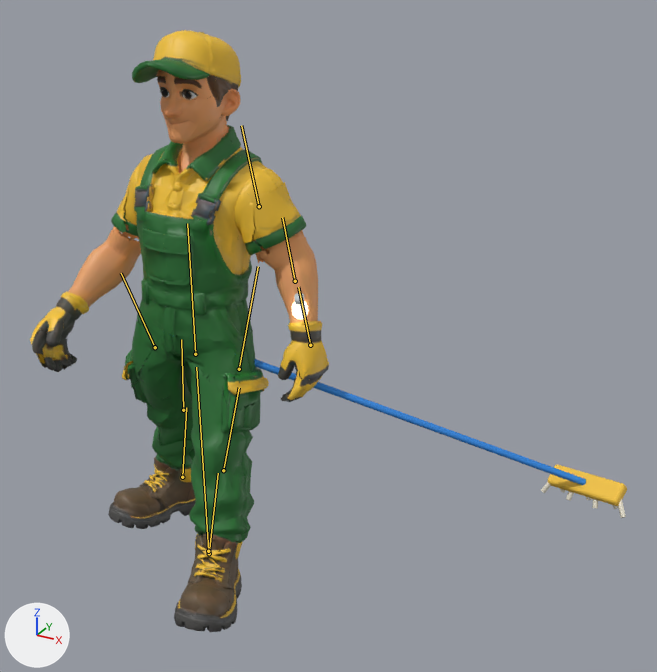
An edit to the FBX model unity/CheckoutSimulator/Assets/Art/Staff/Models/Staff_Cleaner.fbx, drawn before and after from the same camera.
Camera for both pictures: a camera (50 mm lens) standing at (2.28, -2.93, 2.76) and looking at (0.63, 0.07, 1.26). The lights are fixed; the arrows at lower left show +X, +Y and +Z. The older version comes first. Both versions are drawn at frame 25 of the action 'Staff_Cleaner_Rig|Walking'; the numbers are the values there. The bones that change, and the others that lie on the model, are drawn over the model as lines.

Names of what the first picture shows: 'Bulb', 'Mop', 'Staff_Cleaner_Body'.
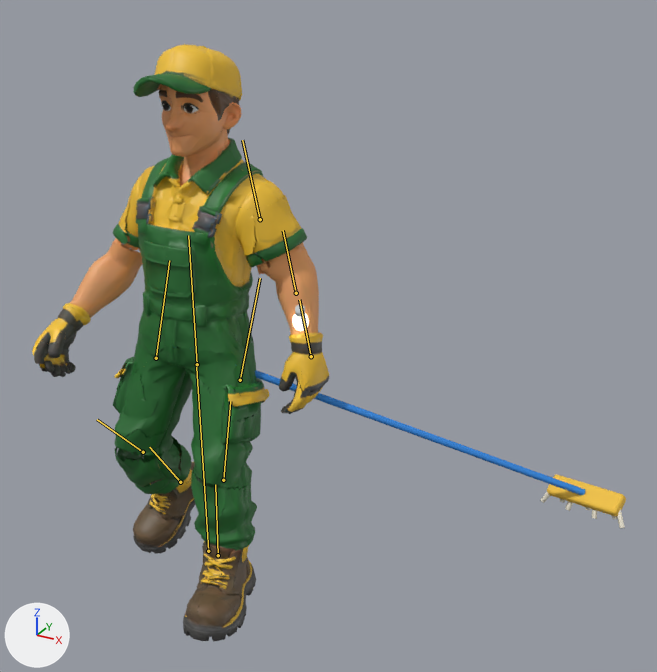
What changed in the scene script:
```text
Change bone_torso:
    where bone_torso = bpy.data.objects['Staff_Cleaner_Rig'].pose.bones['Torso']
    bone_torso.location: (0.0, 0.024, 0.0) -> (0.002, -0.029, 0.0)
Change bone_thigh_l:
    where bone_thigh_l = bpy.data.objects['Staff_Cleaner_Rig'].pose.bones['Thigh_L']  # child of 'Torso'
    bone_thigh_l.rotation_quaternion: (0.98, 0.198, 0.0, 0.0) -> (0.987, -0.159, 0.025, -0.007)  # degrees (23, 0, 0) -> degrees (-18, 3, -1)
Change bone_shin_l:
    where bone_shin_l = bpy.data.objects['Staff_Cleaner_Rig'].pose.bones['Shin_L']  # child of 'Thigh_L'
    bone_shin_l.rotation_quaternion: (0.973, -0.23, 0.0, 0.0) -> (0.871, 0.487, -0.012, 0.065)  # degrees (-27, 0, 0) -> degrees (58, -5, 6)
Change bone_foot_l:
    where bone_foot_l = bpy.data.objects['Staff_Cleaner_Rig'].pose.bones['Foot_L']  # child of 'Shin_L'
    bone_foot_l.rotation_quaternion: (0.998, -0.066, 0.0, 0.0) -> (0.996, -0.053, 0.06, -0.045)  # degrees (-8, 0, 0) -> degrees (-6, 7, -6)
Change bone_thigh_r:
    where bone_thigh_r = bpy.data.objects['Staff_Cleaner_Rig'].pose.bones['Thigh_R']  # child of 'Torso'
    bone_thigh_r.rotation_quaternion: (0.98, -0.198, 0.0, 0.0) -> (0.982, -0.189, -0.01, -0.009)  # degrees (-23, 0, 0) -> degrees (-22, -1, -1)
Change bone_shin_r:
    where bone_shin_r = bpy.data.objects['Staff_Cleaner_Rig'].pose.bones['Shin_R']  # child of 'Thigh_R'
    bone_shin_r.rotation_quaternion: (1.0, 0.0, 0.0, 0.0) -> (0.993, 0.114, 0.003, -0.012)  # degrees (0, 0, 0) -> degrees (13, 0, -1)
Change bone_foot_r:
    where bone_foot_r = bpy.data.objects['Staff_Cleaner_Rig'].pose.bones['Foot_R']  # child of 'Shin_R'
    bone_foot_r.rotation_quaternion: (0.998, 0.066, 0.0, 0.0) -> (0.997, 0.06, -0.055, 0.016)  # degrees (8, 0, 0) -> degrees (7, -6, 2)
```

Boxes [x1, y1, x2, y2] around the edits, measured in the pictures (657 x 672 px):
'Staff_Cleaner_Body', posed
    before: [30, 30, 329, 632]
    after: [32, 44, 329, 641]
'Mop', posed
    before: [169, 334, 627, 518]
    after: [173, 347, 626, 528]
'Bulb', posed
    before: [292, 293, 308, 319]
    after: [292, 305, 309, 331]
bone 'Torso', root to tip
    before: (195, 354) to (187, 223)
    after: (197, 364) to (188, 235)
bone 'Thigh_L', root to tip
    before: (155, 347) to (121, 273)
    after: (156, 358) to (169, 260)
bone 'Shin_L', root to tip
    before: (183, 410) to (181, 339)
    after: (143, 452) to (97, 419)
bone 'Foot_L', root to tip
    before: (182, 477) to (186, 407)
    after: (180, 482) to (149, 447)
bone 'Thigh_R', root to tip
    before: (239, 369) to (258, 266)
    after: (240, 380) to (260, 278)
bone 'Shin_R', root to tip
    before: (223, 470) to (239, 387)
    after: (223, 480) to (230, 401)
bone 'Foot_R', root to tip
    before: (209, 553) to (218, 473)
    after: (218, 555) to (215, 484)
